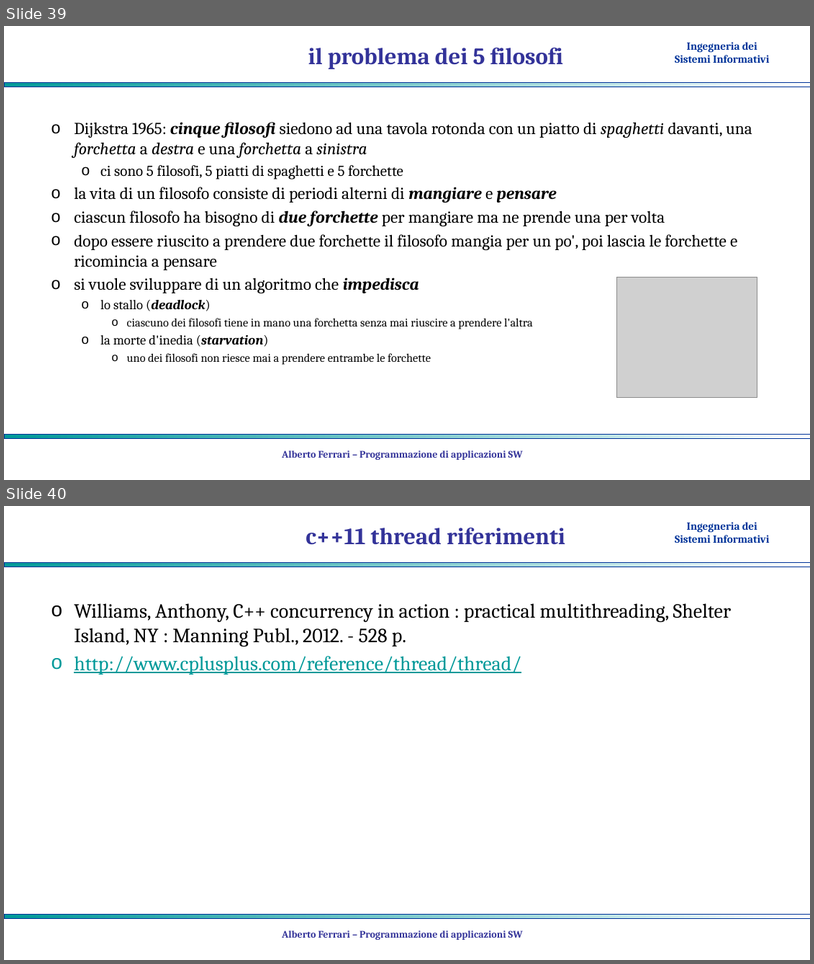
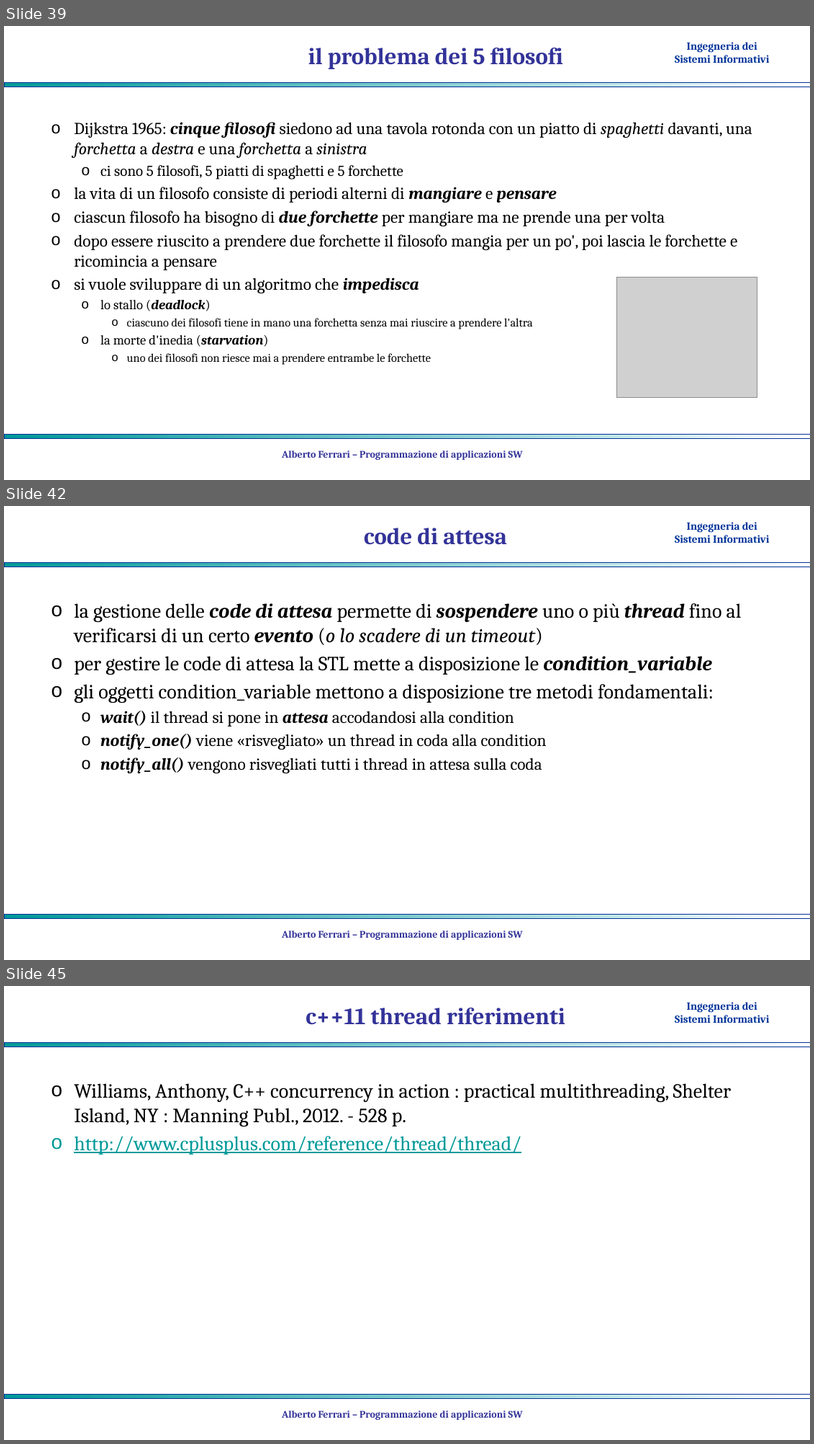
Before and after one commit to albertoferrari/pasw, a slide deck: lezioni/PASW13 - thread.pptx. Shown one above the other, each under a label of ours: slides 39 and 40 before the commit, slides 39, 42 and 45 after it; the slides between them are not shown. The pictures are 814x964 and 814x1444 pixels, drawn with LibreOffice and Linux fonts; fonts in the diff are those of the drawing; grey boxes stand for pictures; background and template pictures are left out. Boxes give left, top, right and bottom in pixels: in the first picture for what was removed or moved away, otherwise in the second. Text is boxed around its words. In the diff, an @@ line names an element or a change of style, - is before the commit and + after.

```diff
--- a/lezioni/PASW13 - thread.pptx
+++ b/lezioni/PASW13 - thread.pptx
@@ slide 42 added at box(4, 506, 810, 960), background #FFFFFF; not listed: 3 template elements that a slide beside it also shows @@
@@ title added at box(364, 528, 507, 545), 28 pt, text #333399, bold @@
+code di attesa
@@ text added at box(74, 603, 742, 773), 24 pt, text #000000 @@
+o la gestione delle code di attesa permette di sospendere uno o più thread fino al verificarsi di un certo evento (o lo scadere di un timeout)
+o per gestire le code di attesa la STL mette a disposizione le condition_variable
+o gli oggetti condition_variable mettono a disposizione tre metodi fondamentali:
+  o wait() il thread si pone in attesa accodandosi alla condition
+  o notify_one() viene «risvegliato» un thread in coda alla condition
+  o notify_all() vengono risvegliati tutti i thread in attesa sulla coda
@@ text added at box(282, 930, 523, 939), 12 pt, text #333399, bold @@
+Alberto Ferrari – Programmazione di applicazioni SW
@@ what was slide 40 is now slide 45 @@
```
Also in this commit, not shown: 4 other slides added, 1 other file.
